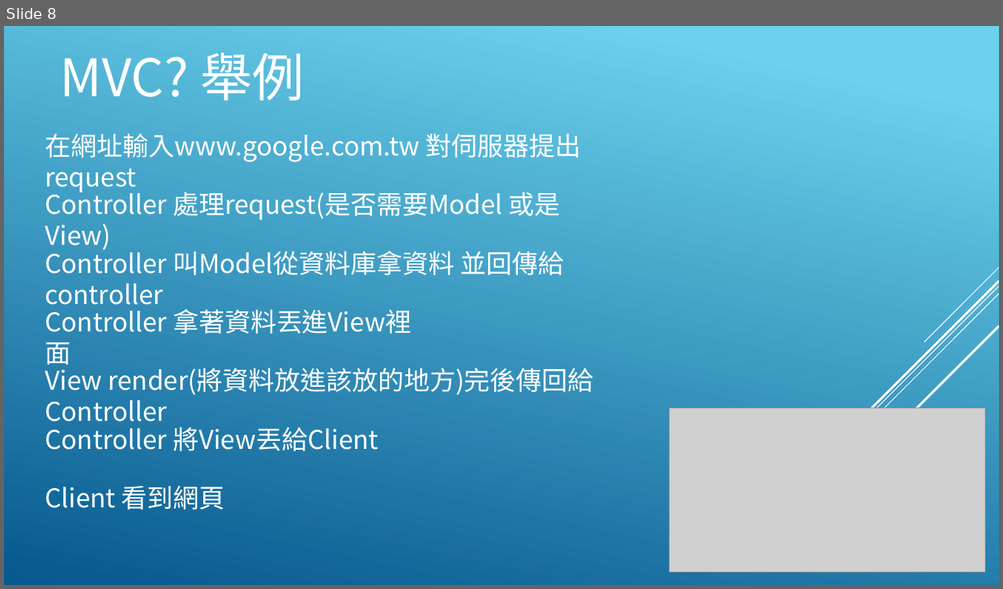
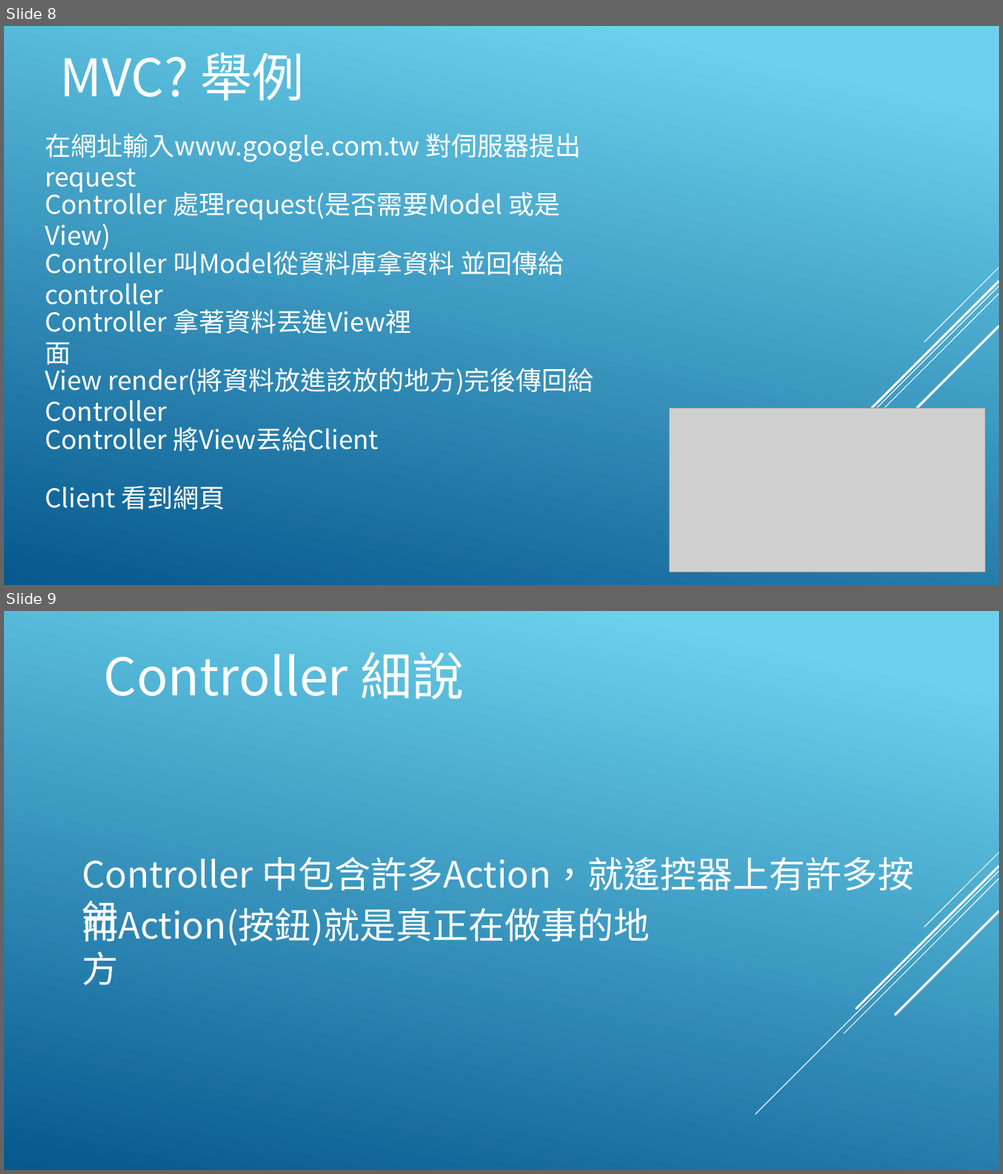
Before and after one commit to a28283878/Lesson, a slide deck: Lesson2.pptx. Shown one above the other, each under a label of ours: slide 8 before the commit, slides 8 and 9 after it. The pictures are 1003x589 and 1003x1174 pixels, drawn with LibreOffice and Linux fonts; fonts in the diff are those of the drawing; grey boxes stand for pictures. Boxes give left, top, right and bottom in pixels: in the first picture for what was removed or moved away, otherwise in the second. Text is boxed around its words. In the diff, an @@ line names an element or a change of style, - is before the commit and + after.

```diff
--- a/Lesson2.pptx
+++ b/Lesson2.pptx
@@ slide 9 added at box(4, 611, 999, 1170), background gradient #6ED2EB to #06588E; not listed: 5 template elements that a slide beside it also shows @@
@@ text added at box(103, 652, 464, 700), 50 pt, text #FFFFFF @@
+Controller 細說
@@ text added at box(82, 857, 913, 891), 35 pt, text #FFFFFF @@
+Controller 中包含許多Action，就遙控器上有許多按鈕
@@ text added at box(82, 903, 649, 946), 35 pt, text #FFFFFF @@
+而Action(按鈕)就是真正在做事的地方
```
Also in this commit, not shown: 4 other slides added, 1 other file.
